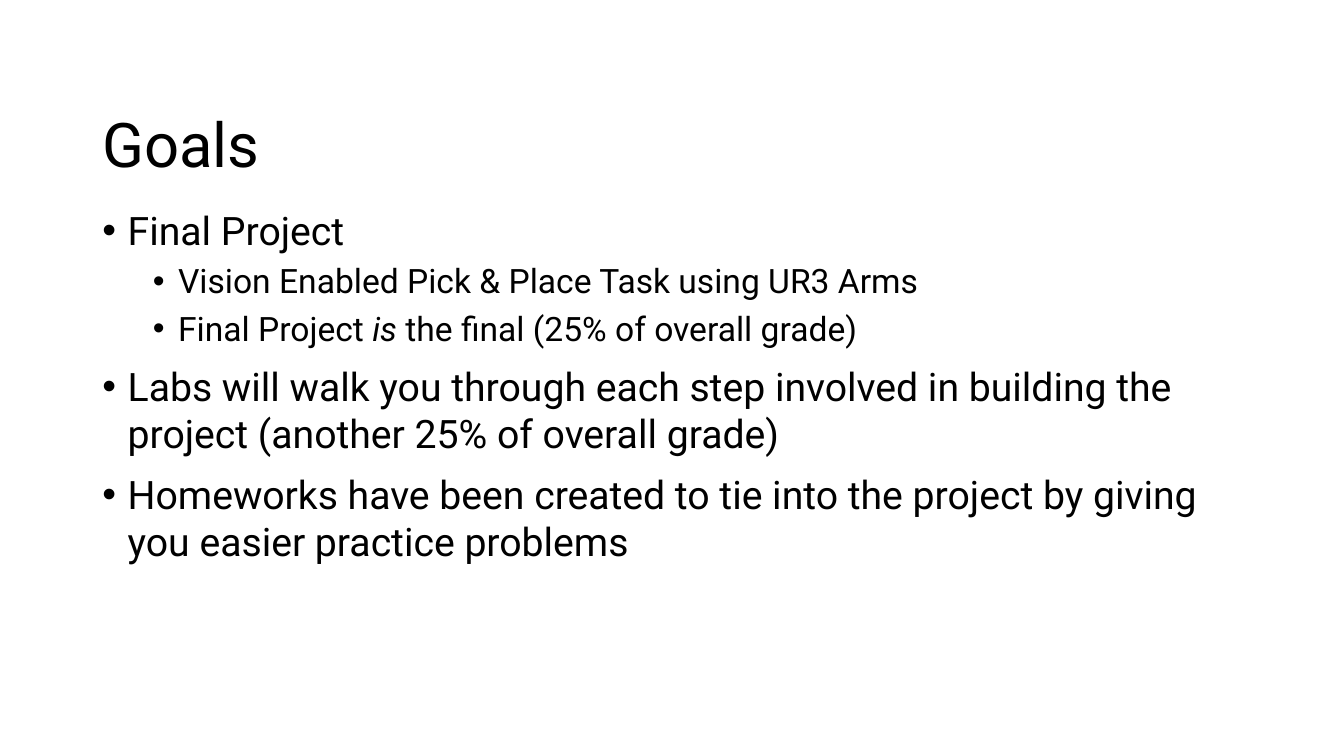
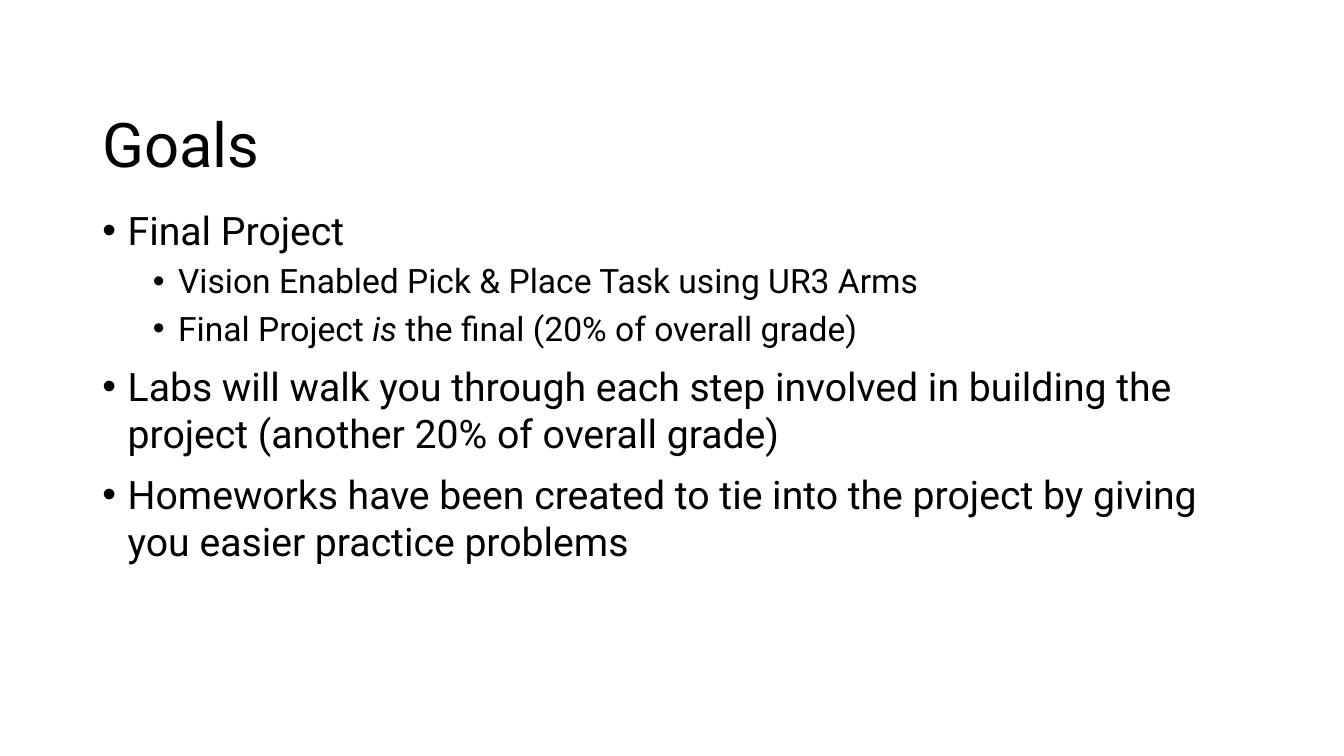
Before and after one commit to ENME480/enme480.github.io, a slide deck: slide 13 of docs/labs/week-1-slides.pptx. Drawn at 1344x756 pixels with LibreOffice and Linux fonts; fonts in the diff are those of the drawing; background and template pictures are left out. Boxes give left, top, right and bottom in pixels: in the first picture for what was removed or moved away, otherwise in the second. Text is boxed around its words. In the diff, an @@ line names an element or a change of style, - is before the commit and + after.

Commit message:
new wk1 slides

```diff
--- a/docs/labs/week-1-slides.pptx
+++ b/docs/labs/week-1-slides.pptx
@@ text at <box>128,314,1171,457</box>: text changed @@
-  • Final Project is the final (25% of overall grade)
-• Labs will walk you through each step involved in building the project (another 25% of overall grade)
+  • Final Project is the final (20% of overall grade)
+• Labs will walk you through each step involved in building the project (another 20% of overall grade)
```
Also in this commit, not shown: 1 other slide changed.
